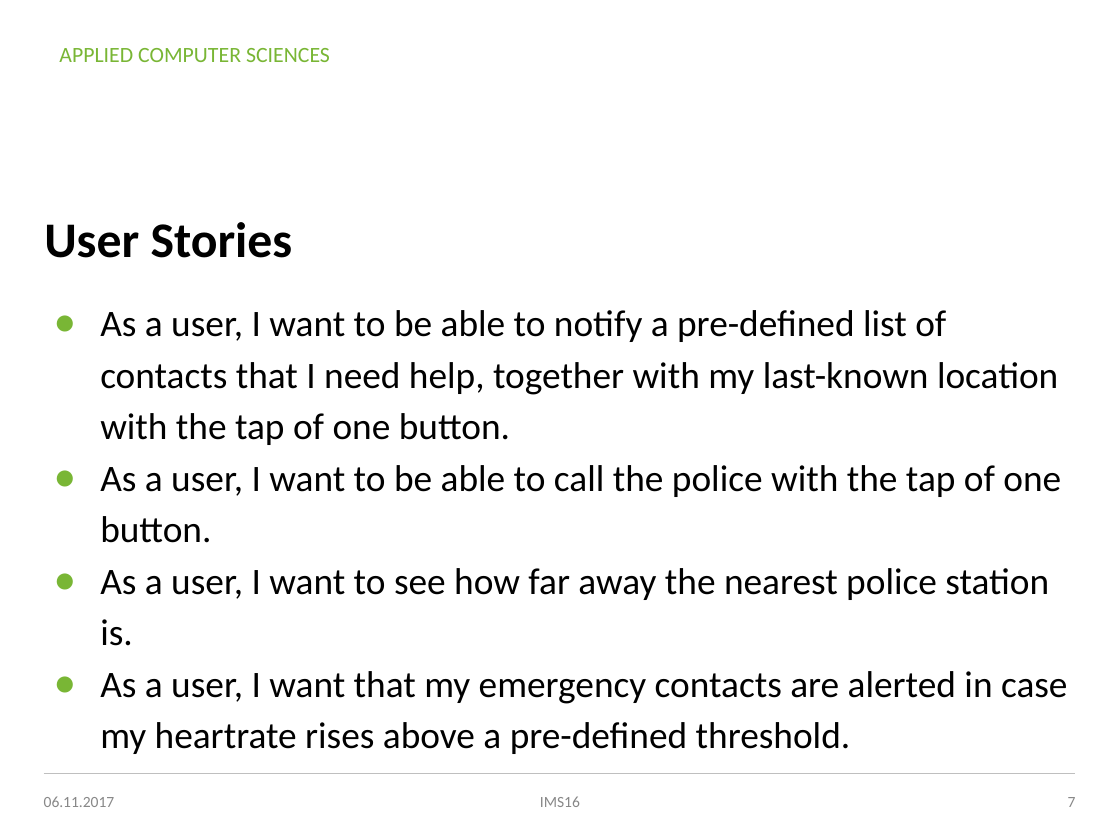
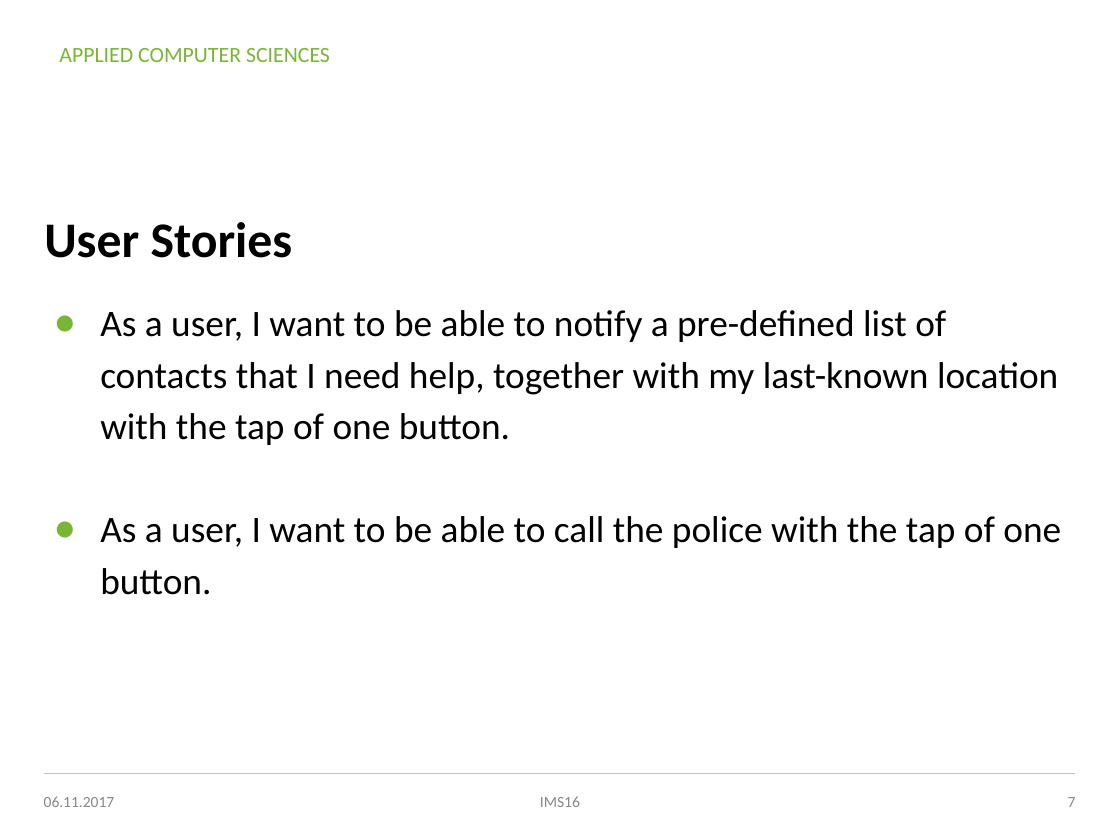
Before and after one commit to MICSTI/emergency-alerter-ios, a slide deck: slide 7 of presentations/01_idea_emergency_alerter.pptx. Drawn at 1120x840 pixels with LibreOffice and Linux fonts; fonts in the diff are those of the drawing; background and template pictures are left out. Boxes give left, top, right and bottom in pixels: in the first picture for what was removed or moved away, otherwise in the second. Text is boxed around its words. In the diff, an @@ line names an element or a change of style, - is before the commit and + after.

```diff
--- a/presentations/01_idea_emergency_alerter.pptx
+++ b/presentations/01_idea_emergency_alerter.pptx
@@ text at box(100, 568, 1068, 754): paragraphs removed @@
-● As a user, I want to see how far away the nearest police station is.
-● As a user, I want that my emergency contacts are alerted in case my heartrate rises above a pre-defined threshold.
```
Also in this commit, not shown: 1 other slide changed, 1 slide added.
